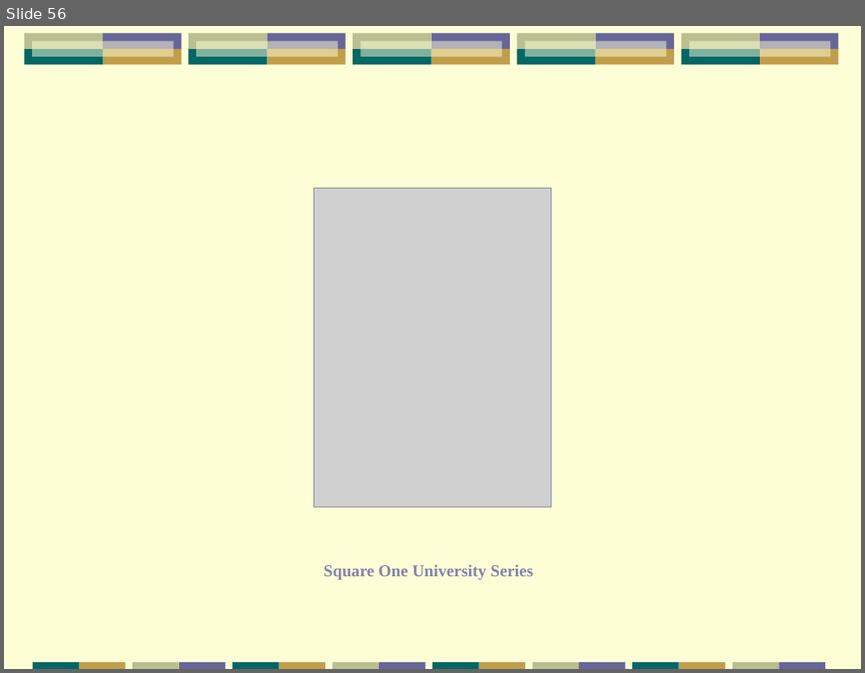
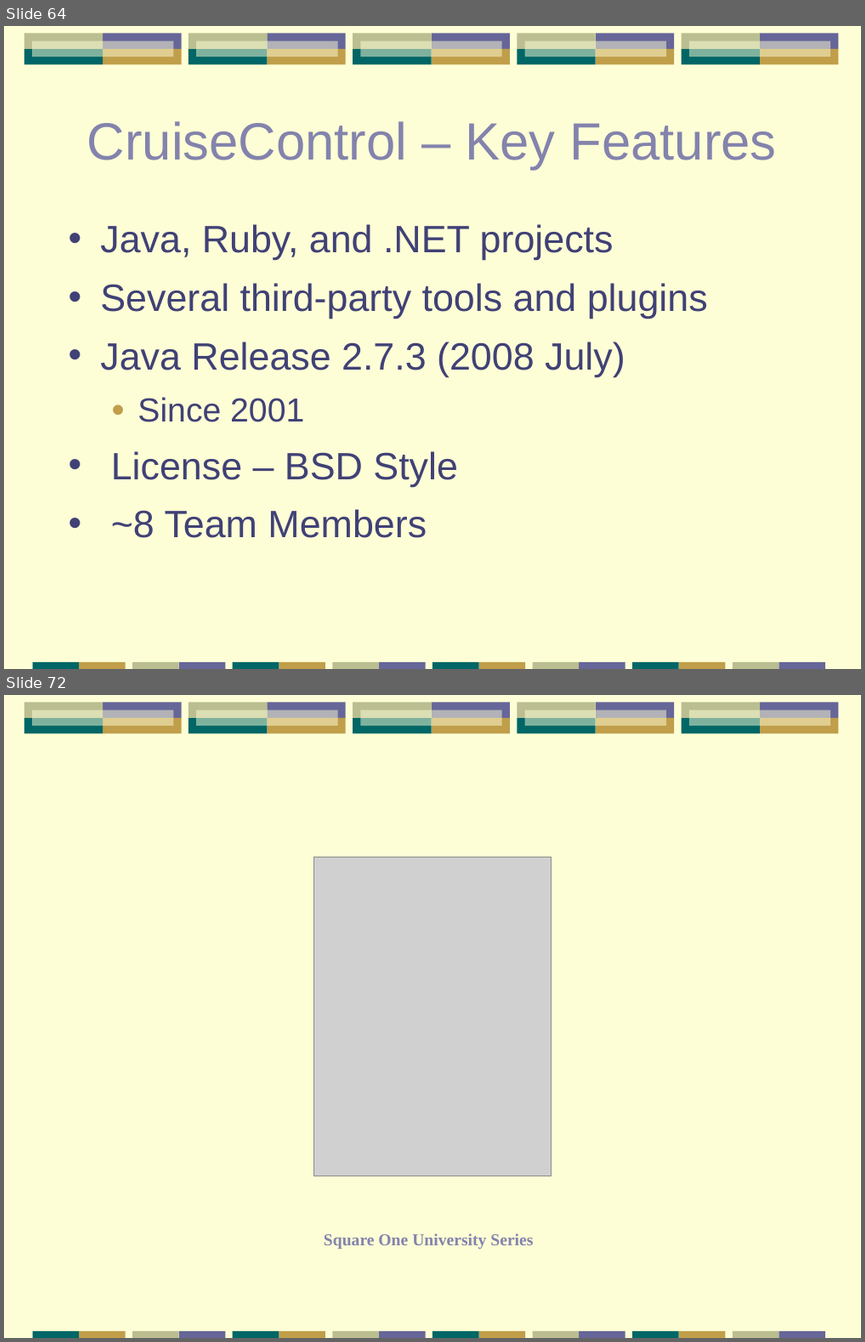
Before and after one commit to papuapost/yazaar, a slide deck: articles/testing-tools/testing-tools.odp. Shown one above the other, each under a label of ours: slide 56 before the commit, slides 64 and 72 after it; the slides between them are not shown. The pictures are 865x673 and 865x1342 pixels, drawn with LibreOffice and Linux fonts; fonts in the diff are those of the drawing; grey boxes stand for pictures. Boxes give left, top, right and bottom in pixels: in the first picture for what was removed or moved away, otherwise in the second. Text is boxed around its words. In the diff, an @@ line names an element or a change of style, - is before the commit and + after.

Commit message:
Issue 29 - Draft presentation for Testing Tools article.

```diff
--- a/articles/testing-tools/testing-tools.odp
+++ b/articles/testing-tools/testing-tools.odp
@@ slide 64 added at (4,26,861,669), background #FEFED6; not listed: 41 template elements that a slide beside it also shows @@
@@ title added at (87,121,777,170), 44 pt, text #8383AD @@
+CruiseControl – Key Features
@@ text added at (100,224,708,538), 32 pt, text #404176 @@
+• Java, Ruby, and .NET projects
+• Several third-party tools and plugins
+• Java Release 2.7.3 (2008 July)
+  ● Since 2001
+• License – BSD Style
+• ~8 Team Members
@@ what was slide 56 is now slide 72 @@
```
Also in this commit, not shown: 15 slides changed, 30 other slides added, 15 slides removed.
